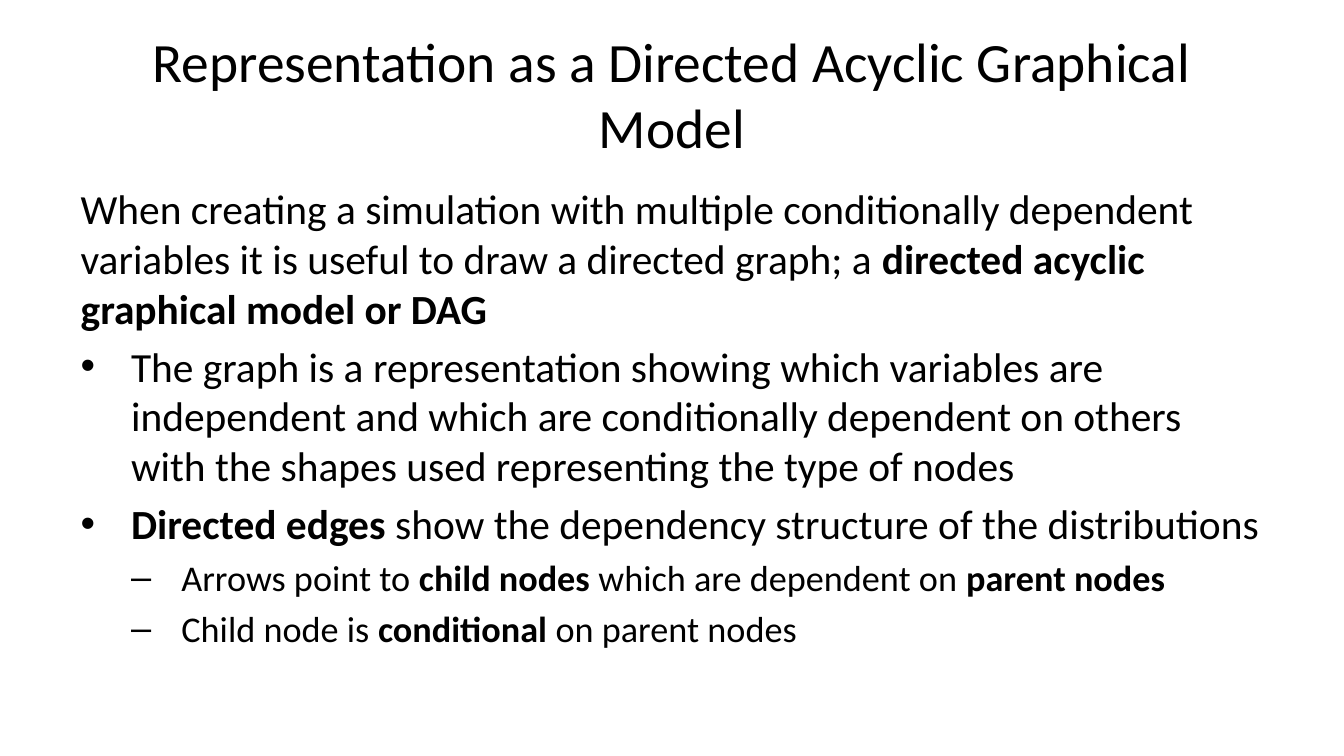
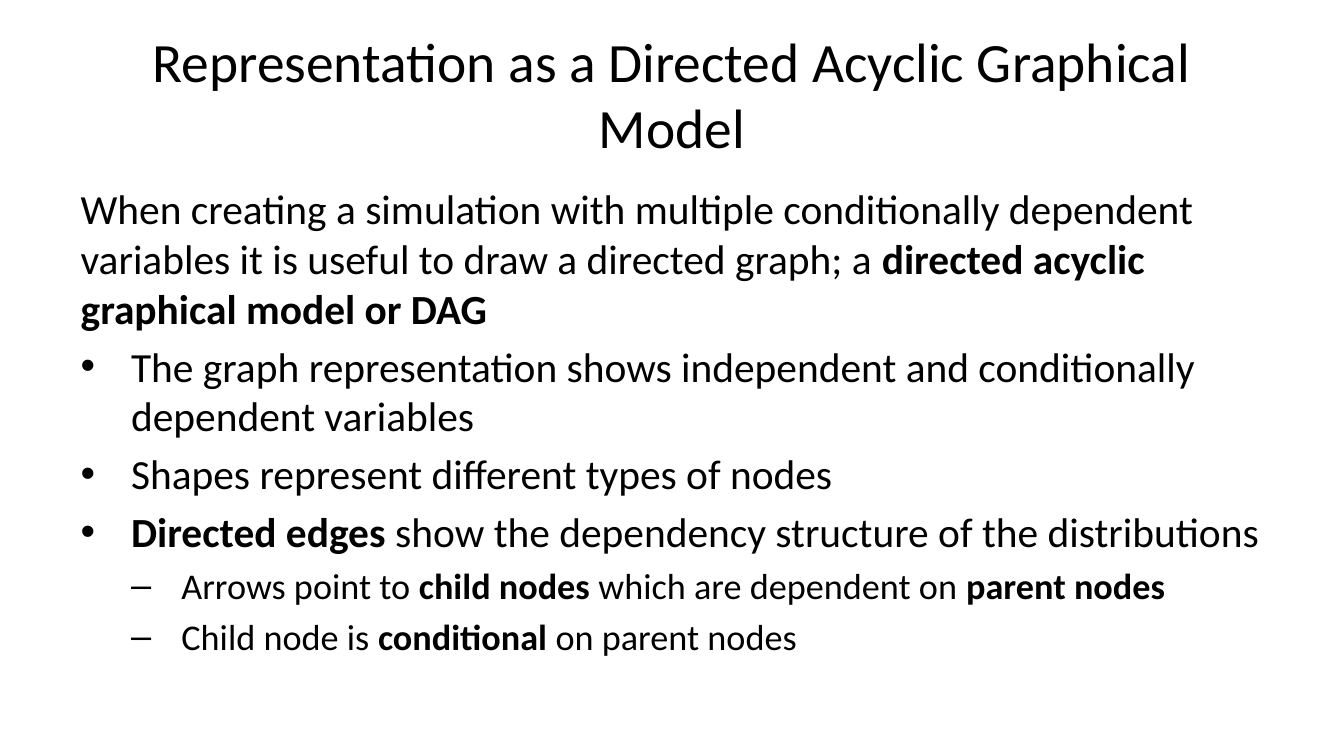
Before and after one commit to StephenElston/CSCI-E-83, a slide deck: slide 41 of LectureSlides/04_SamplingAndSimulation.pptx. Drawn at 1344x756 pixels with LibreOffice and Linux fonts; fonts in the diff are those of the drawing. Boxes give left, top, right and bottom in pixels: in the first picture for what was removed or moved away, otherwise in the second. Text is boxed around its words. In the diff, an @@ line names an element or a change of style, - is before the commit and + after.

```diff
--- a/LectureSlides/04_SamplingAndSimulation.pptx
+++ b/LectureSlides/04_SamplingAndSimulation.pptx
@@ text at [131,353,1194,496]: text changed @@
-• The graph is a representation showing which variables are independent and which are conditionally dependent on others with the shapes used representing the type of nodes
+• The graph representation shows independent and conditionally dependent variables
+• Shapes represent different types of nodes
```
Also in this commit, not shown: 9 other slides changed.
